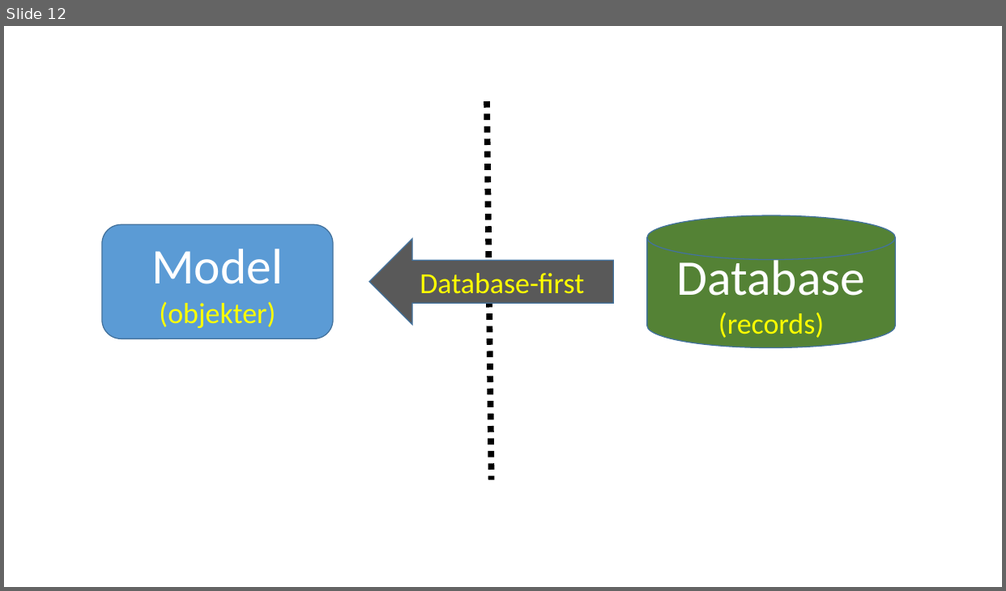
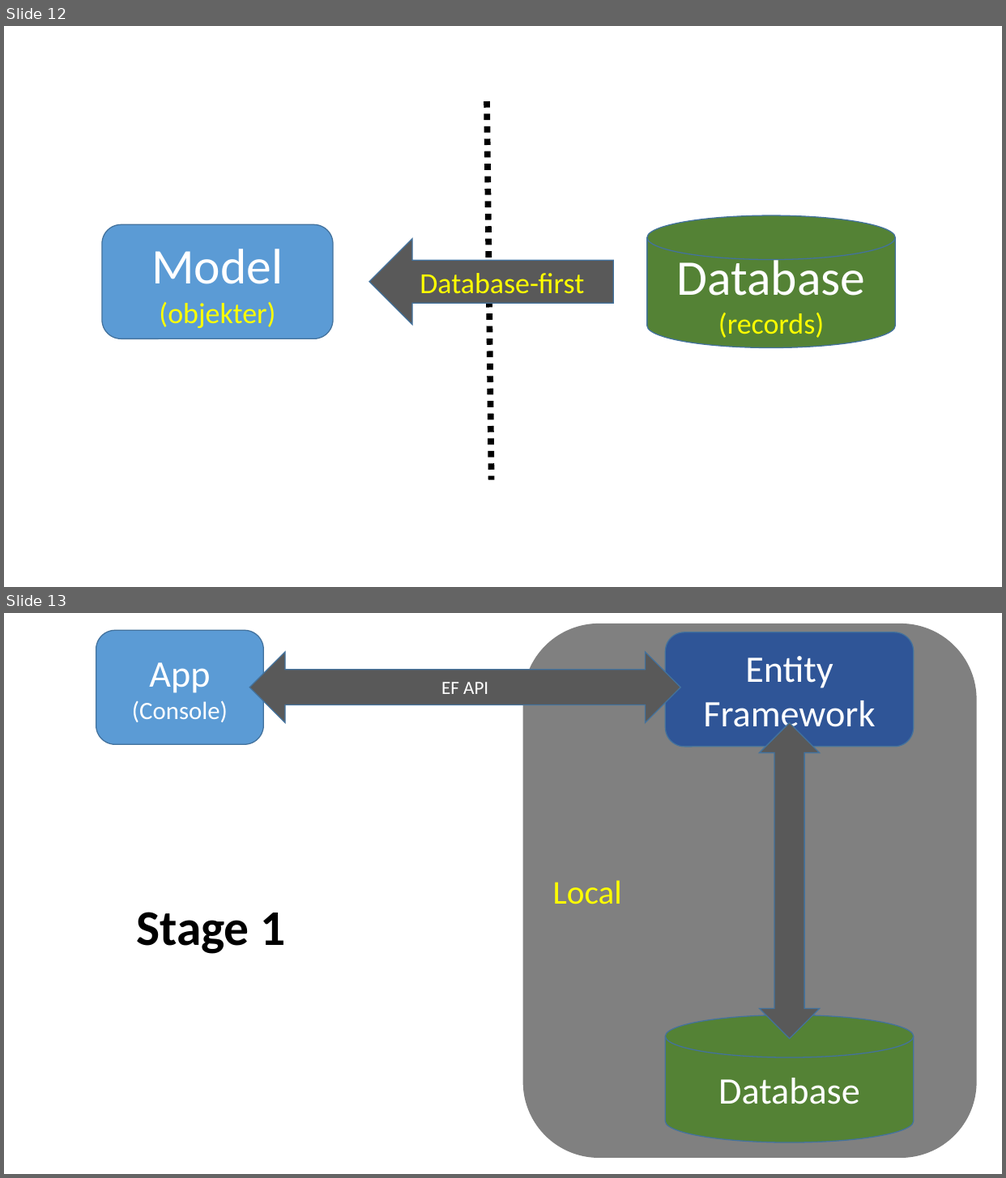
Before and after one commit to perl-easj/Teaching-materials, a slide deck: CSharpProgramming/Presentations/Persistency.pptx. Shown one above the other, each under a label of ours: slide 12 before the commit, slides 12 and 13 after it. The pictures are 1006x591 and 1006x1178 pixels, drawn with LibreOffice and Linux fonts; fonts in the diff are those of the drawing. Boxes give left, top, right and bottom in pixels: in the first picture for what was removed or moved away, otherwise in the second. Text is boxed around its words. In the diff, an @@ line names an element or a change of style, - is before the commit and + after.

```diff
--- a/CSharpProgramming/Presentations/Persistency.pptx
+++ b/CSharpProgramming/Presentations/Persistency.pptx
@@ slide 13 added at (4, 613, 1002, 1174), background #FFFFFF @@
@@ rounded rectangle added at (96, 630, 264, 745), fill #5B9BD5, outline #43739E 1 pt, 24 pt, text #FFFFFF @@
+App
+(Console)
@@ rounded rectangle added at (523, 624, 977, 1158), fill #808080, outline #808080 1 pt, 32 pt, text #FFFF00 @@
+Local
@@ rounded rectangle added at (666, 632, 914, 747), fill #2F5597, outline #43739E 1 pt, 36 pt, text #FFFFFF @@
+Entity Framework
@@ left right arrow added at (249, 652, 681, 723), fill #595959, outline #43739E 1 pt, 18 pt, text #FFFFFF @@
+EF API
@@ up down arrow added at (760, 723, 819, 1039), fill #595959, outline #43739E 1 pt @@
@@ text added at (136, 912, 286, 954), 48 pt, text #000000, bold @@
+Stage 1
@@ cylinder added at (666, 1015, 914, 1142), fill #548235, outline #43739E 1 pt, 36 pt, text #FFFFFF @@
+Database
```
Also in this commit, not shown: 3 other slides added, 1 slide removed, 2 other files.
